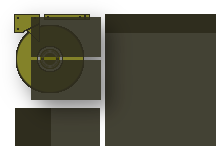
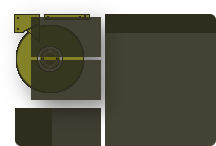
Comparing the layer stacks of the two w=216, h=146 images. Changes:
added layer "top right #6" above "bottom right #7" over 210, 14, 216, 20
added layer "bottom right #7" (90%) above "partition header" over 210, 140, 216, 146
moved "partition header" out of group "green", painted on it over 105, 14, 216, 33
added layer "bottom left #6" above "double partition" over 15, 140, 21, 146
moved "double partition" out of group "green", painted on it over 105, 33, 216, 146
renamed "i/o readings" to "i/o labels", moved it out of group "green", painted on it over 15, 108, 52, 146
renamed "i/o transparency" to "i/o data", painted on it over 51, 108, 101, 146
